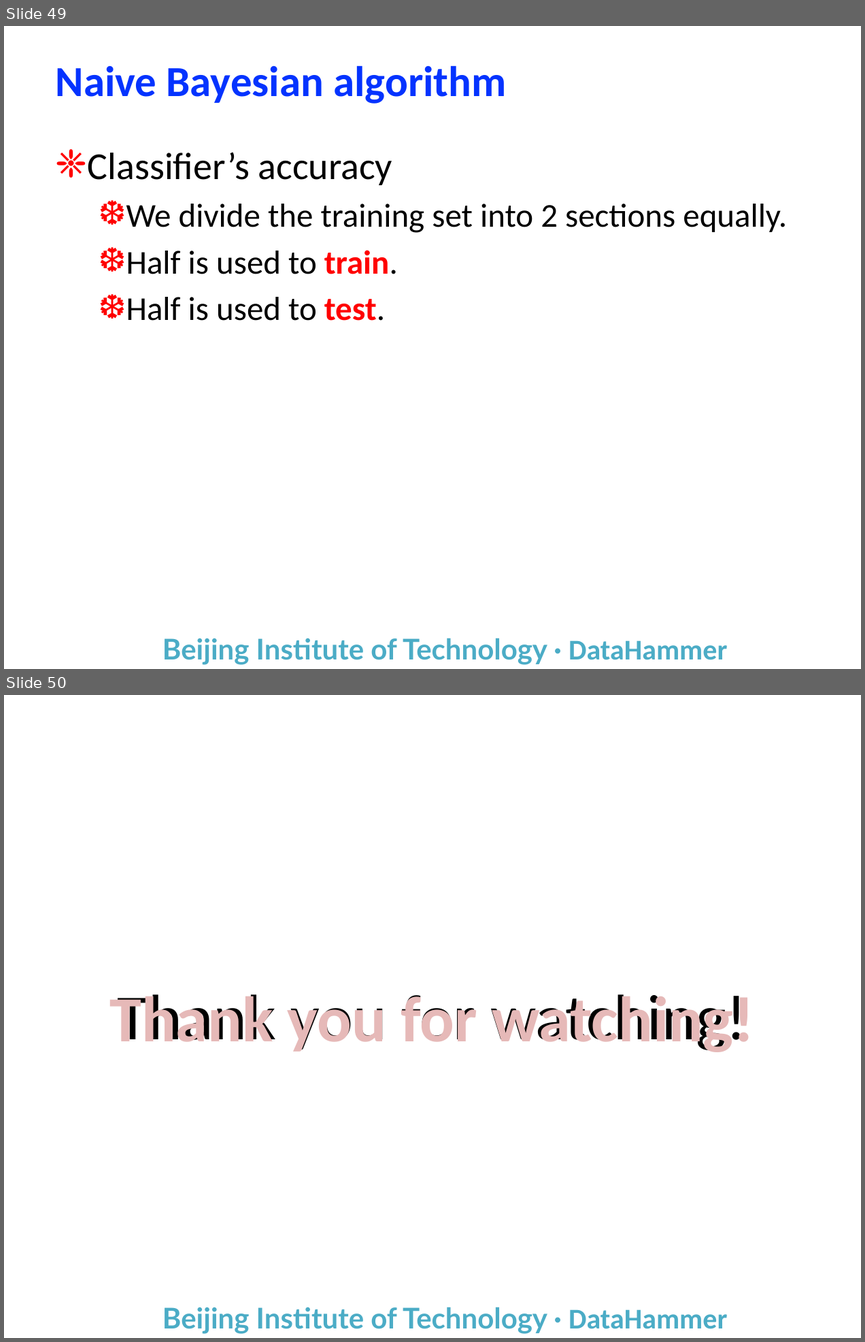
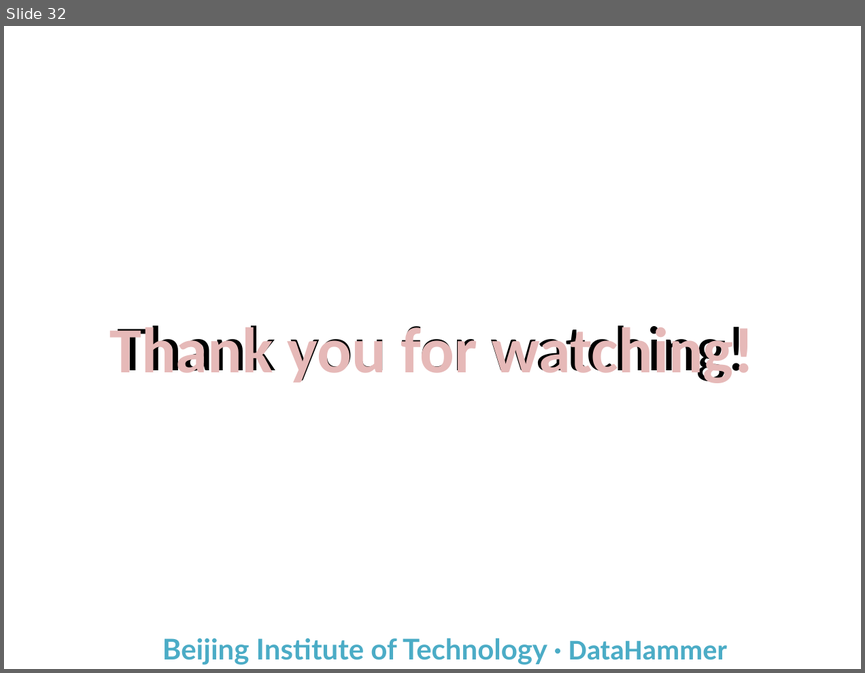
Before and after one commit to yuanba/Study, a slide deck: Report/机器学习自学基础/Machine Learning.pptx. Shown one above the other, each under a label of ours: slides 49 and 50 before the commit, slide 32 after it. The pictures are 865x1342 and 865x673 pixels, drawn with LibreOffice and Linux fonts; fonts in the diff are those of the drawing; background and template pictures are left out. Boxes give left, top, right and bottom in pixels: in the first picture for what was removed or moved away, otherwise in the second. Text is boxed around its words. In the diff, an @@ line names an element or a change of style, - is before the commit and + after.

```diff
--- a/Report/机器学习自学基础/Machine Learning.pptx
+++ b/Report/机器学习自学基础/Machine Learning.pptx
@@ slide 49 removed at bbox=[4, 26, 861, 669], background #FFFFFF; not listed: 1 template element that a slide beside it also shows @@
@@ title removed at bbox=[56, 65, 506, 104] @@
-Naive Bayesian algorithm
@@ text removed at bbox=[88, 152, 787, 320] @@
-❈ Classifier’s accuracy
-  ❆ We divide the training set into 2 sections equally.
-  ❆ Half is used to train.
-  ❆ Half is used to test.
@@ what was slide 50 is now slide 32 @@
```
Also in this commit, not shown: 1 slide changed, 3 slides added, 20 other slides removed, 1 other file.
